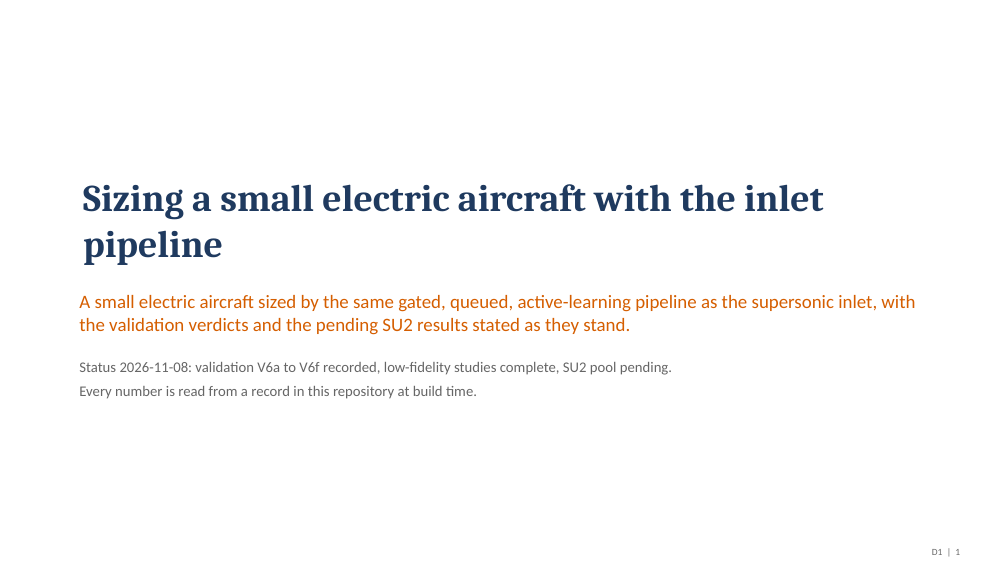
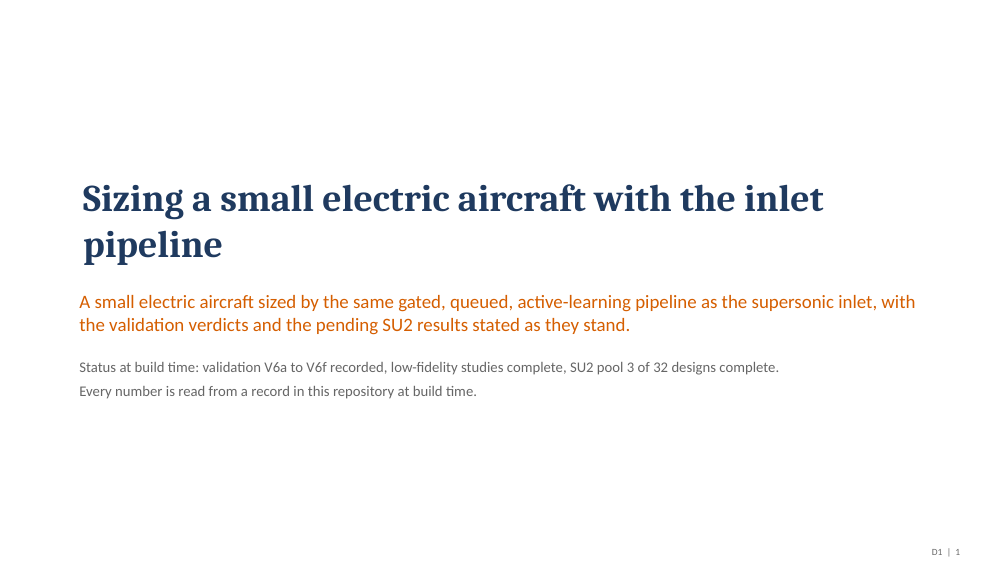
Before and after one commit to emarinhoss/ai-engineering, a slide deck: slide 1 of docs/talk/deck_drone.pptx. Drawn at 1008x567 pixels with LibreOffice and Linux fonts; fonts in the diff are those of the drawing. Boxes give left, top, right and bottom in pixels: in the first picture for what was removed or moved away, otherwise in the second. Text is boxed around its words. In the diff, an @@ line names an element or a change of style, - is before the commit and + after.

```diff
--- a/docs/talk/deck_drone.pptx
+++ b/docs/talk/deck_drone.pptx
@@ text at box(79, 362, 779, 375): text changed @@
-Status 2026-11-08: validation V6a to V6f recorded, low-fidelity studies complete, SU2 pool pending.
+Status at build time: validation V6a to V6f recorded, low-fidelity studies complete, SU2 pool 3 of 32 designs complete.
```
Also in this commit, not shown: 26 other slides changed, 44 slides added, 1 slide removed, 26 other files.
